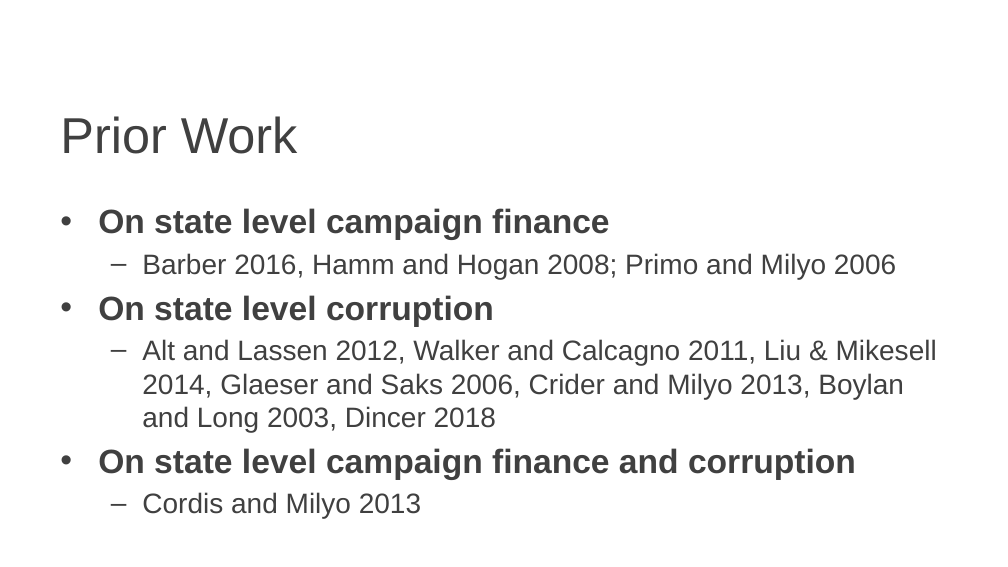
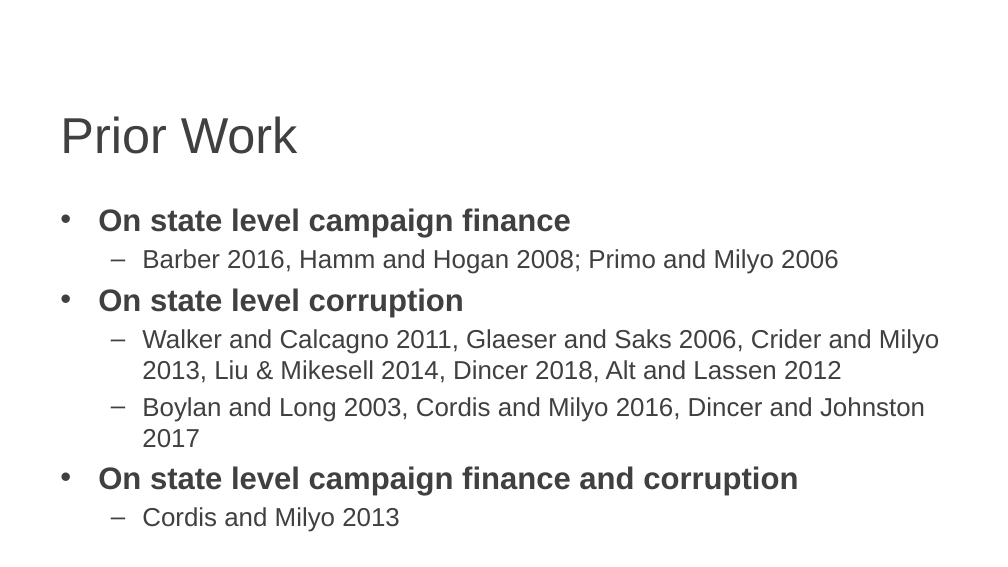
Before and after one commit to markchand/Money-in-Politics, a slide deck: slide 4 of SPSA (Working).pptx. Drawn at 1008x567 pixels with LibreOffice and Linux fonts; fonts in the diff are those of the drawing; background and template pictures are left out. Boxes give left, top, right and bottom in pixels: in the first picture for what was removed or moved away, otherwise in the second. Text is boxed around its words. In the diff, an @@ line names an element or a change of style, - is before the commit and + after.

Commit message:
(final?) ppt update

```diff
--- a/SPSA (Working).pptx
+++ b/SPSA (Working).pptx
@@ text at (98, 208, 839, 532): size 24 to 22.2 pt in "On state level campaign finance", "On state level corruption", "On state level campaign finance and corruption"; size 20 to 18.5 pt in "Barber 2016, Hamm and Hogan 2008; Primo ...", "Cordis and Milyo 2013" @@
@@ text at (142, 329, 939, 447): text changed; size 20 to 18.5 pt @@
-  – Alt and Lassen 2012, Walker and Calcagno 2011, Liu & Mikesell 2014, Glaeser and Saks 2006, Crider and Milyo 2013, Boylan and Long 2003, Dincer 2018
+  – Walker and Calcagno 2011, Glaeser and Saks 2006, Crider and Milyo 2013, Liu & Mikesell 2014, Dincer 2018, Alt and Lassen 2012
+  – Boylan and Long 2003, Cordis and Milyo 2016, Dincer and Johnston 2017
```
Also in this commit, not shown: 1 other slide changed.
